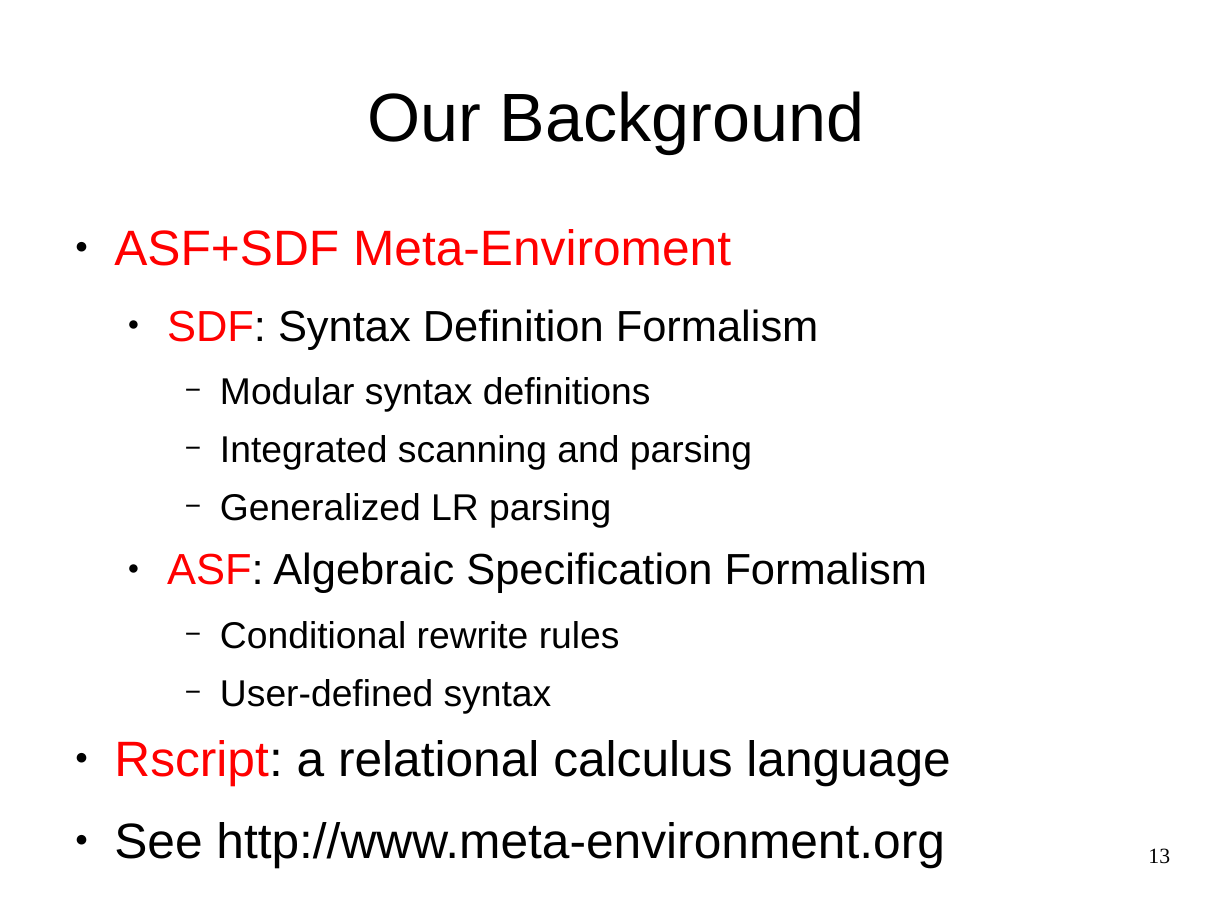
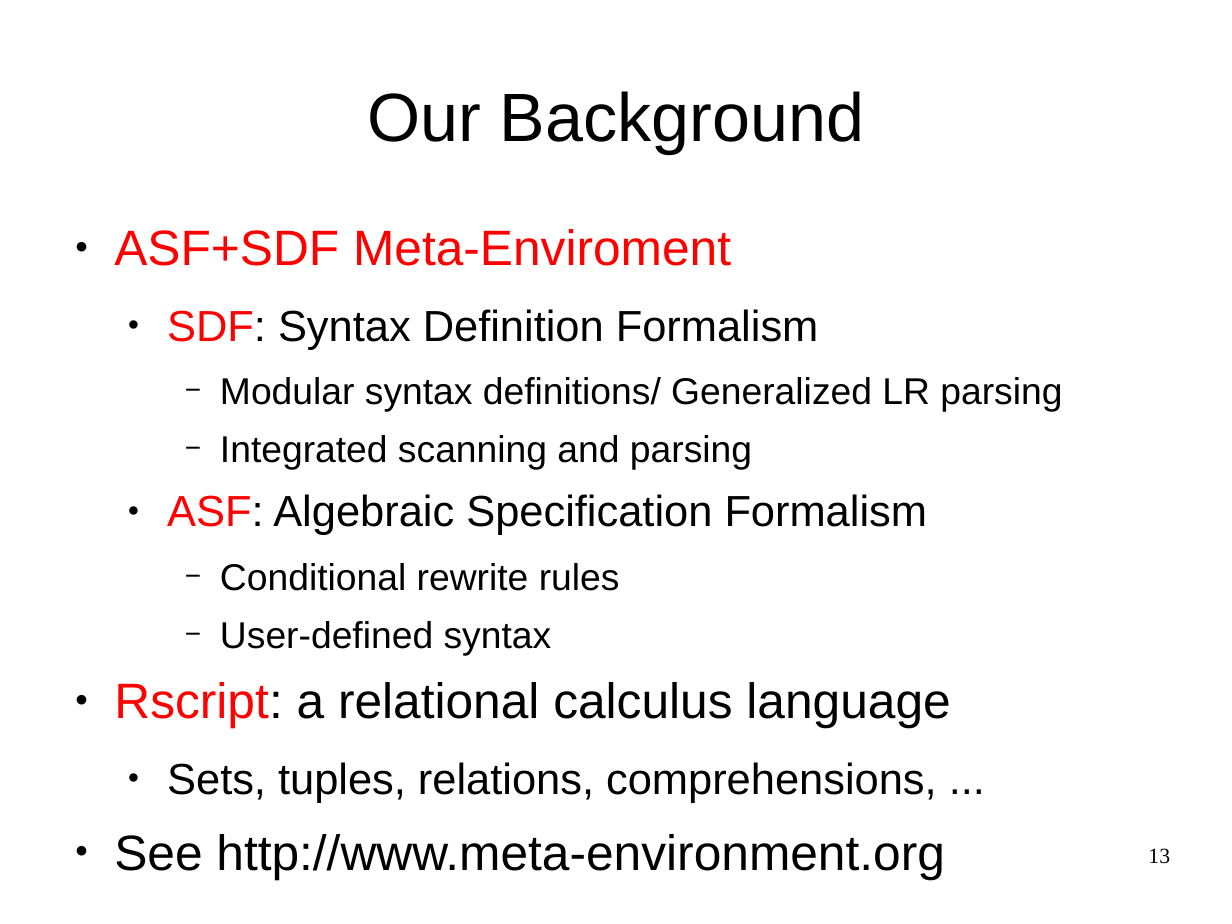
Before and after one commit to cwi-swat/meta-environment, a slide deck: slide 13 of meta-doc/analysis/rascal-slides/rascal-slides.odp. Drawn at 1232x924 pixels with LibreOffice and Linux fonts; fonts in the diff are those of the drawing; background and template pictures are left out. Boxes give left, top, right and bottom in pixels: in the first picture for what was removed or moved away, otherwise in the second. Text is boxed around its words. In the diff, an @@ line names an element or a change of style, - is before the commit and + after.

```diff
--- a/meta-doc/analysis/rascal-slides/rascal-slides.odp
+++ b/meta-doc/analysis/rascal-slides/rascal-slides.odp
@@ text at bbox=[220, 377, 1062, 412]: text changed @@
-    − Modular syntax definitions
+    − Modular syntax definitions/ Generalized LR parsing
@@ text at bbox=[220, 493, 611, 528]: paragraph removed @@
-    − Generalized LR parsing
@@ text at bbox=[167, 762, 937, 803]: paragraph added @@
+  ● Sets, tuples, relations, comprehensions, ...
```
Also in this commit, not shown: 12 other slides changed, 8 slides added, 1 other file.
